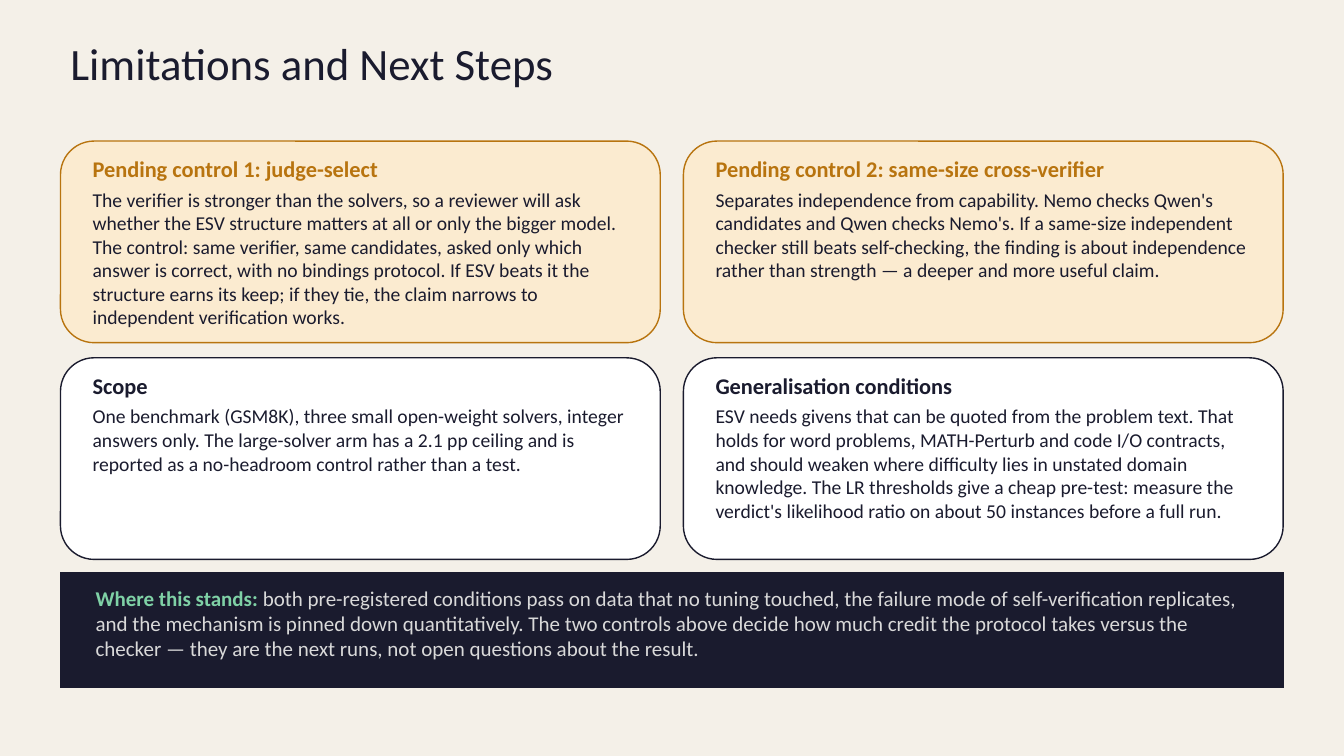
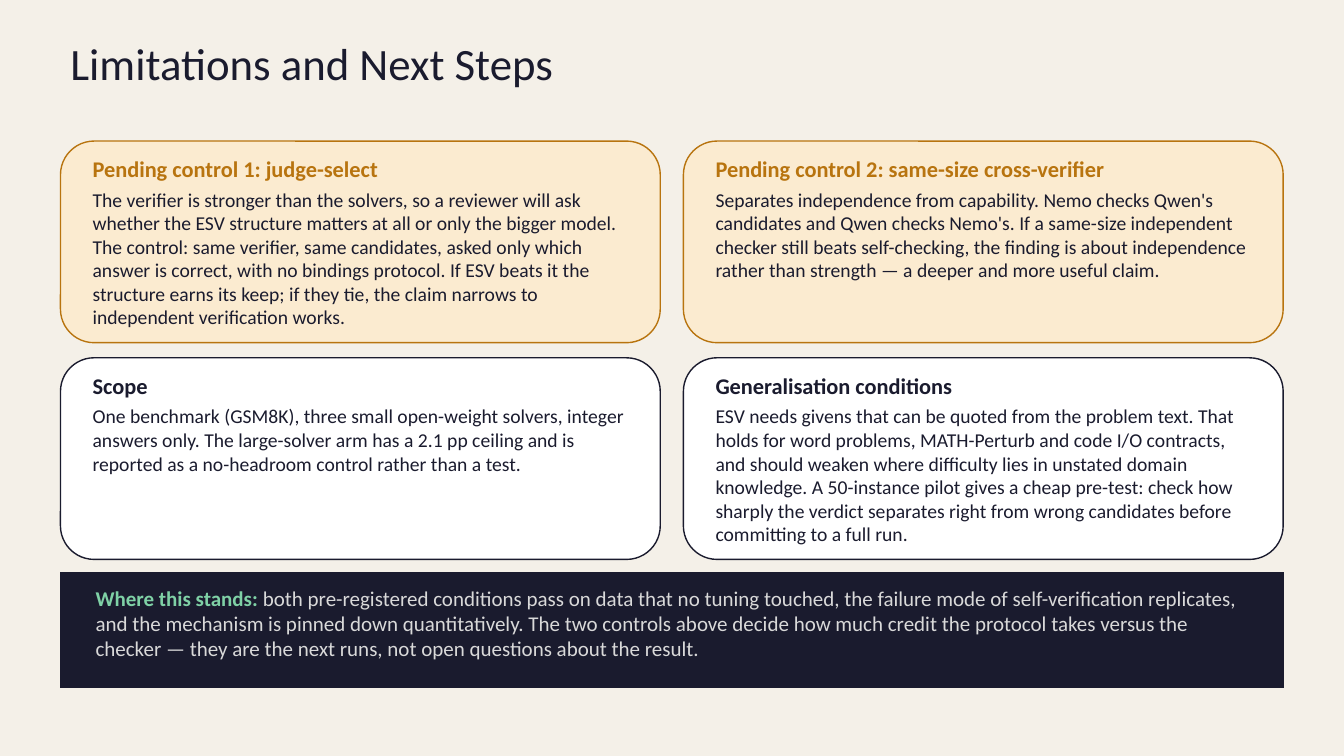
Before and after one commit to StellarDrift15/RAEN_structural-perturbations-esv, a slide deck: slide 13 of presentation/ESV_Project_Proposal_v3.pptx (slide 14 before the commit). Drawn at 1344x756 pixels with LibreOffice and Linux fonts; fonts in the diff are those of the drawing. Boxes give left, top, right and bottom in pixels: in the first picture for what was removed or moved away, otherwise in the second. Text is boxed around its words. In the diff, an @@ line names an element or a change of style, - is before the commit and + after.

```diff
--- a/presentation/ESV_Project_Proposal_v3.pptx
+++ b/presentation/ESV_Project_Proposal_v3.pptx
@@ text at (716,409,1234,545): text changed @@
-ESV needs givens that can be quoted from the problem text. That holds for word problems, MATH-Perturb and code I/O contracts, and should weaken where difficulty lies in unstated domain knowledge. The LR thresholds give a cheap pre-test: measure the verdict's likelihood ratio on about 50 instances before a full run.
+ESV needs givens that can be quoted from the problem text. That holds for word problems, MATH-Perturb and code I/O contracts, and should weaken where difficulty lies in unstated domain knowledge. A 50-instance pilot gives a cheap pre-test: check how sharply the verdict separates right from wrong candidates before committing to a full run.
```
Also in this commit, not shown: 4 other slides changed, 1 slide added, 1 slide removed, 3 other files.
